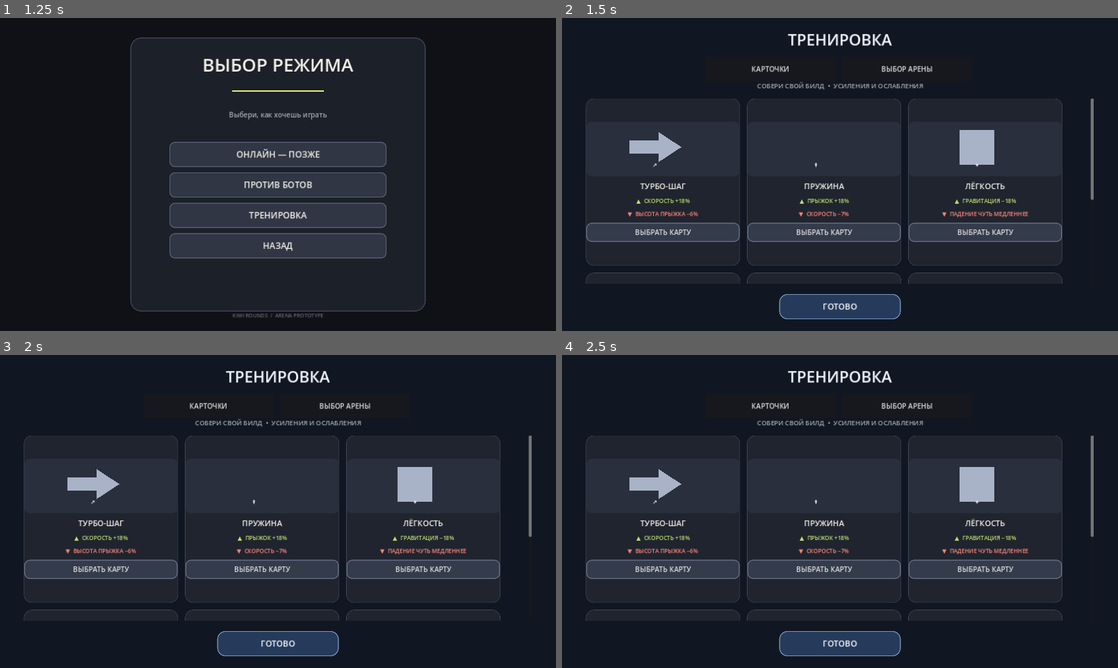
Above: before the commit, frames 1-4 (two rows, left to right).
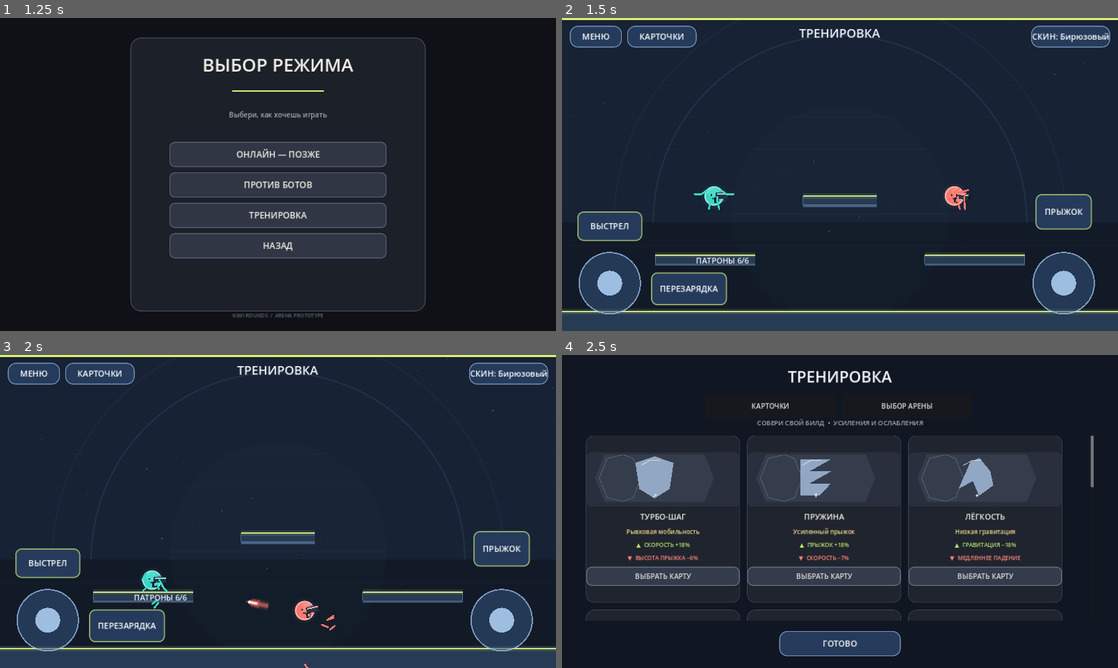
Above: after the commit, the same moments.

Repository: loslam-del/Kiwi-rounds
Game: Godot game, scene res://scenes/main.tscn
Two runs of this game, one before a commit and one after it. Both use one fixed random seed, a clock stepped at 60 frames per second and the inputs below.
Inputs:
- Up to frame 1 (1.25 s): click "ИГРАТЬ" at 0.5 s
- Up to frame 2 (1.5 s): click "ТРЕНИРОВКА" at 1.25 s
- Up to frame 3 (2 s): no input
- Up to frame 4 (2.5 s): click "КАРТОЧКИ" at 2 s

Frame 1 is identical in both runs. In frame 2, 28% of the frame differs, in the area x 0-100%, y 0-100%; in frame 3, 28%; in frame 4, 9.4%.
Error after the commit: Invalid assignment of property or key 'scale_amount' with value of type 'float' on a base object of type 'CPUParticles2D'. (res://scripts/pulse.gd:81)

Commit message:
Redesign upgrade cards and add training card effects

Diff:
--- a/scripts/main.gd
+++ b/scripts/main.gd
@@ -7,12 +7,18 @@
 const MOD_LOADER_SCRIPT = preload("res://scripts/mod_loader.gd")
 
 const DEFAULT_UPGRADES := [
-    {"id":"swift","name":"ТУРБО-ШАГ","icon":"↗","buff":"СКОРОСТЬ +18%","debuff":"ВЫСОТА ПРЫЖКА −6%","effect":"swift"},
-    {"id":"spring","name":"ПРУЖИНА","icon":"↟","buff":"ПРЫЖОК +18%","debuff":"СКОРОСТЬ −7%","effect":"spring"},
-    {"id":"feather","name":"ЛЁГКОСТЬ","icon":"✦","buff":"ГРАВИТАЦИЯ −18%","debuff":"ПАДЕНИЕ ЧУТЬ МЕДЛЕННЕЕ","effect":"feather"},
-    {"id":"wall","name":"СТЕНКА-РАКЕТКА","icon":"↶","buff":"ОТТАЛКИВАНИЕ ОТ СТЕН +22%","debuff":"НЕТ","effect":"wall"},
-    {"id":"air","name":"ВОЗДУШНЫЙ ШАГ","icon":"＋","buff":"ЕЩЁ ОДИН ПРЫЖОК В ВОЗДУХЕ","debuff":"СКОРОСТЬ −5%","effect":"air"},
-    {"id":"grounded","name":"ТЯЖЁЛЫЕ БОТИНКИ","icon":"⬇","buff":"УСКОРЕНИЕ НА ЗЕМЛЕ +22%","debuff":"ГРАВИТАЦИЯ −8%","effect":"grounded"}
+    {"id":"swift","name":"ТУРБО-ШАГ","icon":"↗","art":"dash","primary":"Рывковая мобильность","buff":"СКОРОСТЬ +18%","debuff":"ВЫСОТА ПРЫЖКА −6%","effect":"swift"},
+    {"id":"spring","name":"ПРУЖИНА","icon":"↟","art":"spring","primary":"Усиленный прыжок","buff":"ПРЫЖОК +18%","debuff":"СКОРОСТЬ −7%","effect":"spring"},
+    {"id":"feather","name":"ЛЁГКОСТЬ","icon":"✦","art":"feather","primary":"Низкая гравитация","buff":"ГРАВИТАЦИЯ −18%","debuff":"МЕДЛЕННЕЕ ПАДЕНИЕ","effect":"feather"},
+    {"id":"wall","name":"СТЕНКА-РАКЕТКА","icon":"↶","art":"wall","primary":"Сильный отскок от стен","buff":"ОТТАЛКИВАНИЕ ОТ СТЕН +22%","debuff":"МЕНЬШЕ КОНТРОЛЯ В ВОЗДУХЕ","effect":"wall"},
+    {"id":"air","name":"ВОЗДУШНЫЙ ШАГ","icon":"＋","art":"air","primary":"Дополнительный прыжок","buff":"ЕЩЁ ОДИН ПРЫЖОК В ВОЗДУХЕ","debuff":"СКОРОСТЬ −5%","effect":"air"},
+    {"id":"grounded","name":"ТЯЖЁЛЫЕ БОТИНКИ","icon":"⬇","art":"boots","primary":"Ускорение на земле","buff":"УСКОРЕНИЕ НА ЗЕМЛЕ +22%","debuff":"ГРАВИТАЦИЯ −8%","effect":"grounded"},
+    {"id":"homing","name":"ОХОТНИК","icon":"◎","art":"homing","primary":"САМОНАВОДКА СНАРЯДА","buff":"ПУЛЯ ПЛАВНО ДОВОРАЧИВАЕТ К ПРОТИВНИКУ","debuff":"СКОРОСТЬ СНАРЯДА −10%","effect":"homing"},
+    {"id":"ricochet","name":"РЕЙКОШЕТ","icon":"⤴","art":"ricochet","primary":"РИКОШЕТ ×2","buff":"СНАРЯД ОТСКАКИВАЕТ ОТ СТЕН И ПЛАТФОРМ","debuff":"СИЛА ОТБРАСЫВАНИЯ −12%","effect":"ricochet"},
+    {"id":"heavy","name":"ТЯЖЁЛЫЙ КАЛИБР","icon":"▰","art":"heavy","primary":"УСИЛЕННЫЙ ВЫСТРЕЛ","buff":"ОТБРАСЫВАНИЕ +24%","debuff":"СКОРОСТЬ СТРЕЛЬБЫ −15%","effect":"heavy"},
+    {"id":"rapid","name":"ШТУРМОВОЙ МОДУЛЬ","icon":"»","art":"rapid","primary":"УСКОРЕННАЯ СТРЕЛЬБА","buff":"ПЕРЕЗАРЯДКА МЕЖДУ ВЫСТРЕЛАМИ −22%","debuff":"СИЛА ВЫСТРЕЛА −9%","effect":"rapid"},
+    {"id":"magazine","name":"ДВОЙНОЙ МАГАЗИН","icon":"▥","art":"magazine","primary":"9 ЗАРЯДОВ В ОБОЙМЕ","buff":"МАГАЗИН +3 ПАТРОНА","debuff":"ПЕРЕЗАРЯДКА ДОЛЬШЕ +12%","effect":"magazine"},
+    {"id":"piercing","name":"РЕЛЬСОТРОН","icon":"➤","art":"piercing","primary":"РАЗОГНАННЫЙ СНАРЯД","buff":"СКОРОСТЬ СНАРЯДА +22%","debuff":"ПЕРЕЗАРЯДКА ДОЛЬШЕ +16%","effect":"piercing"}
 ]
 const DEFAULT_MAPS := [
     {"name":"КОРОТКИЙ МОСТ","platforms":[{"x":330,"y":555,"w":230,"h":20},{"x":950,"y":555,"w":230,"h":20},{"x":640,"y":420,"w":170,"h":20}]},
@@ -177,6 +183,7 @@
 
 func _add_side_wall(x: float) -> void:
     var wall := StaticBody2D.new()
+    wall.name = "ArenaSideWall"
     wall.position = Vector2(x,350)
     wall.collision_layer = 2
     wall.collision_mask = 0
@@ -199,6 +206,7 @@
 
 func _add_platform(at: Vector2, dimensions: Vector2) -> void:
     var body := StaticBody2D.new()
+    body.name = "ArenaPlatform"
     body.position = at
     body.collision_layer = 2
     body.collision_mask = 0
@@ -249,6 +257,7 @@
     rival.body_color = Color("#ff786f")
     rival.position = Vector2(930,390)
     rival.target = player
+    player.target = rival
     rival.pulse_requested.connect(_spawn_pulse)
     rival.got_hit.connect(_on_player_hit)
     rival.reload_started.connect(_play_sfx.bind("reload"))
@@ -560,6 +569,14 @@
     who.ammo = 6
     who.reload_duration = 1.35
     who.reload_timer = 0.0
+    who.homing_strength = 0.0
+    who.ricochet_count = 0
+    who.projectile_speed = 1050.0
+    who.weapon_level = 0
+    who.homing_strength = 0.0
+    who.ricochet_count = 0
+    who.projectile_speed = 1050.0
+    who.weapon_level = 0
 
 func _show_main_menu() -> void:
     phase = "menu"
@@ -744,8 +761,8 @@
     _start_game("bot")
 
 func _start_training() -> void:
+    # Training begins immediately. Cards are opened only from the dedicated CARDS menu.
     _start_game("training")
-    _open_training_cards()
 
 func _show_online_info() -> void:
     _show_panel("ОНЛАЙН",[
@@ -1083,6 +1100,102 @@
     training_tab = tab
     _open_training_cards()
 
+func _add_card_illustration(parent: Control, card_id: String, active: bool) -> void:
+    var tint := Color("#d9ef70") if active else Color("#91a7c4")
+    var dark := Color("#101a28")
+    var glow := Color(tint,0.12)
+    var halo := Polygon2D.new()
+    halo.position = Vector2(157,59)
+    halo.polygon = PackedVector2Array([Vector2(-115,-54),Vector2(115,-54),Vector2(137,0),Vector2(115,54),Vector2(-115,54),Vector2(-137,0)])
+    halo.color = glow
+    parent.add_child(halo)
+    var frame := Line2D.new()
+    frame.points = PackedVector2Array([Vector2(30,59),Vector2(48,14),Vector2(85,5),Vector2(108,14),Vector2(126,59),Vector2(108,104),Vector2(85,113),Vector2(48,104),Vector2(30,59)])
+    frame.width = 2.0
+    frame.default_color = Color(tint,0.28)
+    frame.antialiased = true
+    parent.add_child(frame)
+    # Custom illustrated emblem for each card, with a shared hand-painted tech-art language.
+    var emblem := Polygon2D.new()
+    emblem.position = Vector2(157,58)
+    emblem.color = tint
+    match card_id:
+        "homing":
+            emblem.polygon = PackedVector2Array([Vector2(-8,-43),Vector2(9,-18),Vector2(34,-10),Vector2(14,8),Vector2(7,38),Vector2(-8,20),Vector2(-25,37),Vector2(-20,7),Vector2(-40,-9),Vector2(-15,-18)])
+            var target_ring := Line2D.new()
+            var pts := PackedVector2Array()
+            for i in range(49):
+                var a := TAU * float(i) / 48.0
+                pts.append(Vector2(cos(a),sin(a))*49.0)
+            target_ring.points = pts
+            target_ring.width = 2.2
+            target_ring.default_color = Color(tint,0.8)
+            target_ring.antialiased = true
+            parent.add_child(target_ring)
+            var dot := Polygon2D.new()
+            dot.polygon = PackedVector2Array([Vector2(-5,-5),Vector2(5,-5),Vector2(5,5),Vector2(-5,5)])
+            dot.position = Vector2(157,58)
+            dot.color = Color.WHITE
+            parent.add_child(dot)
+        "ricochet":
+            emblem.polygon = PackedVector2Array([Vector2(-12,-43),Vector2(12,-43),Vector2(12,-5),Vector2(42,-5),Vector2(42,17),Vector2(-12,17)])
+            var bounce := Line2D.new()
+            bounce.points = PackedVector2Array([Vector2(90,86),Vector2(90,27),Vector2(207,27),Vector2(207,86)])
+            bounce.width = 4.0
+            bounce.default_color = tint
+            bounce.antialiased = true
+            parent.add_child(bounce)
+        "heavy":
+            emblem.polygon = PackedVector2Array([Vector2(-55,-17),Vector2(27,-17),Vector2(27,-30),Vector2(58,0),Vector2(27,30),Vector2(27,17),Vector2(-55,17)])
+            var weight := Polygon2D.new()
+            weight.position = Vector2(157,58)
+            weight.polygon = PackedVector2Array([Vector2(-13,-43),Vector2(13,-43),Vector2(13,-17),Vector2(40,-17),Vector2(40,17),Vector2(13,17),Vector2(13,43),Vector2(-13,43),Vector2(-13,17),Vector2(-40,17),Vector2(-40,-17),Vector2(-13,-17)])
+            weight.color = Color(tint,0.5)
+            parent.add_child(weight)
+        "rapid":
+            emblem.polygon = PackedVector2Array([Vector2(13,-47),Vector2(-34,7),Vector2(-7,7),Vector2(-22,47),Vector2(39,-15),Vector2(11,-15)])
+            var speed_lines := Line2D.new()
+            speed_lines.points = PackedVector2Array([Vector2(55,43),Vector2(96,43),Vector2(115,31)])
+            speed_lines.width = 4.0
+            speed_lines.default_color = tint
+            parent.add_child(speed_lines)
+        "magazine":
+            emblem.polygon = PackedVector2Array([Vector2(-35,-37),Vector2(35,-37),Vector2(35,38),Vector2(-35,38)])
+            for i in range(3):
+                var slot := ColorRect.new()
+                slot.position = Vector2(134.0+float(i)*16.0,37.0)
+                slot.size = Vector2(8,42)
+                slot.color = dark
+                parent.add_child(slot)
+        "piercing":
+            emblem.polygon = PackedVector2Array([Vector2(-60,-9),Vector2(24,-9),Vector2(24,-24),Vector2(61,0),Vector2(24,24),Vector2(24,9),Vector2(-60,9)])
+            var streak := Line2D.new()
+            streak.points = PackedVector2Array([Vector2(84,59),Vector2(224,59)])
+            streak.width = 2.0
+            streak.default_color = Color.WHITE
+            parent.add_child(streak)
+        "spring":
+            emblem.polygon = PackedVector2Array([Vector2(-35,-42),Vector2(35,-42),Vector2(-15,-14),Vector2(35,-14),Vector2(-15,14),Vector2(35,14),Vector2(8,42),Vector2(-35,42)])
+        "feather":
+            emblem.polygon = PackedVector2Array([Vector2(-42,26),Vector2(-15,-36),Vector2(6,-45),Vector2(31,-15),Vector2(38,18),Vector2(5,42),Vector2(-9,8)])
+        "wall":
+            emblem.polygon = PackedVector2Array([Vector2(-42,-35),Vector2(-20,-35),Vector2(-20,25),Vector2(20,25),Vector2(20,4),Vector2(44,4),Vector2(44,45),Vector2(-42,45)])
+        "air":
+            emblem.polygon = PackedVector2Array([Vector2(-10,-46),Vector2(10,-46),Vector2(10,-10),Vector2(46,-10),Vector2(46,10),Vector2(10,10),Vector2(10,46),Vector2(-10,46),Vector2(-10,10),Vector2(-46,10),Vector2(-46,-10),Vector2(-10,-10)])
+        "boots":
+            emblem.polygon = PackedVector2Array([Vector2(-39,-42),Vector2(-4,-42),Vector2(-4,15),Vector2(40,15),Vector2(40,39),Vector2(-39,39)])
+        _:
+            emblem.polygon = PackedVector2Array([Vector2(-44,-34),Vector2(0,-49),Vector2(44,-34),Vector2(35,26),Vector2(0,48),Vector2(-35,26)])
+    if card_id not in ["homing","ricochet","heavy","rapid","magazine","piercing"]:
+        parent.add_child(emblem)
+    else:
+        parent.add_child(emblem)
+    var shine := Line2D.new()
+    shine.points = PackedVector2Array([Vector2(126,30),Vector2(145,19),Vector2(169,18)])
+    shine.width = 2.0
+    shine.default_color = Color(1.0,1.0,1.0,0.55)
+    parent.add_child(shine)
+
 func _build_upgrade_cards(shade: Control) -> void:
     var info := Label.new()
     info.text = "СОБЕРИ СВОЙ БИЛД  •  УСИЛЕНИЯ И ОСЛАБЛЕНИЯ"
@@ -1124,23 +1237,7 @@
         art_style.set_corner_radius_all(12)
         art_area.add_theme_stylebox_override("panel",art_style)
         column.add_child(art_area)
-        var art := Polygon2D.new()
-        art.position = Vector2(157,58)
-        art.color = Color("#d9ef70") if active else Color("#a9b3c7")
-        match id:
-            "swift":
-                art.polygon = PackedVector2Array([Vector2(-58,-15),Vector2(10,-15),Vector2(10,-34),Vector2(62,0),Vector2(10,34),Vector2(10,15),Vector2(-58,15)])
-            "spring":
-                art.polygon = PackedVector2Array([Vector2(-38,-42),Vector2(38,-42),Vector2(-15,-14),Vector2(38,-14),Vector2(-15,14),Vector2(38,14),Vector2(10,42),Vector2(-38,42),Vector2(-10,14),Vector2(-45,14),Vector2(-15,-14)])
-            "wave":
-                art.polygon = PackedVector2Array([Vector2(0,-48),Vector2(18,-15),Vector2(52,-12),Vector2(25,10),Vector2(34,45),Vector2(0,25),Vector2(-34,45),Vector2(-25,10),Vector2(-52,-12),Vector2(-18,-15)])
-            "rapid":
-                art.polygon = PackedVector2Array([Vector2(10,-48),Vector2(-35,8),Vector2(-8,8),Vector2(-22,48),Vector2(38,-14),Vector2(10,-14)])
-            "sturdy":
-                art.polygon = PackedVector2Array([Vector2(0,-47),Vector2(42,-25),Vector2(34,20),Vector2(0,49),Vector2(-34,20),Vector2(-42,-25)])
-            _:
-                art.polygon = PackedVector2Array([Vector2(-40,-40),Vector2(40,-40),Vector2(40,40),Vector2(-40,40)])
-        art_area.add_child(art)
+        _add_card_illustration(art_area, id, active)
         var icon_label := Label.new()
         icon_label.text = str(card.get("icon",""))
         icon_label.position = Vector2(0,91)
@@ -1155,6 +1252,12 @@
         name_label.add_theme_font_size_override("font_size",18)
         name_label.add_theme_color_override("font_color",Color("#f3f1e8"))
         column.add_child(name_label)
+        var primary := Label.new()
+        primary.text = str(card.get("primary","ОСНОВНОЙ ЭФФЕКТ"))
+        primary.horizontal_alignment = HORIZONTAL_ALIGNMENT_CENTER
+        primary.add_theme_font_size_override("font_size",14)
+        primary.add_theme_color_override("font_color",Color("#f0d88a"))
+        column.add_child(primary)
         var buff := Label.new()
         buff.text = "▲  " + str(card.get("buff",card.get("desc","")))
         buff.horizontal_alignment = HORIZONTAL_ALIGNMENT_CENTER
